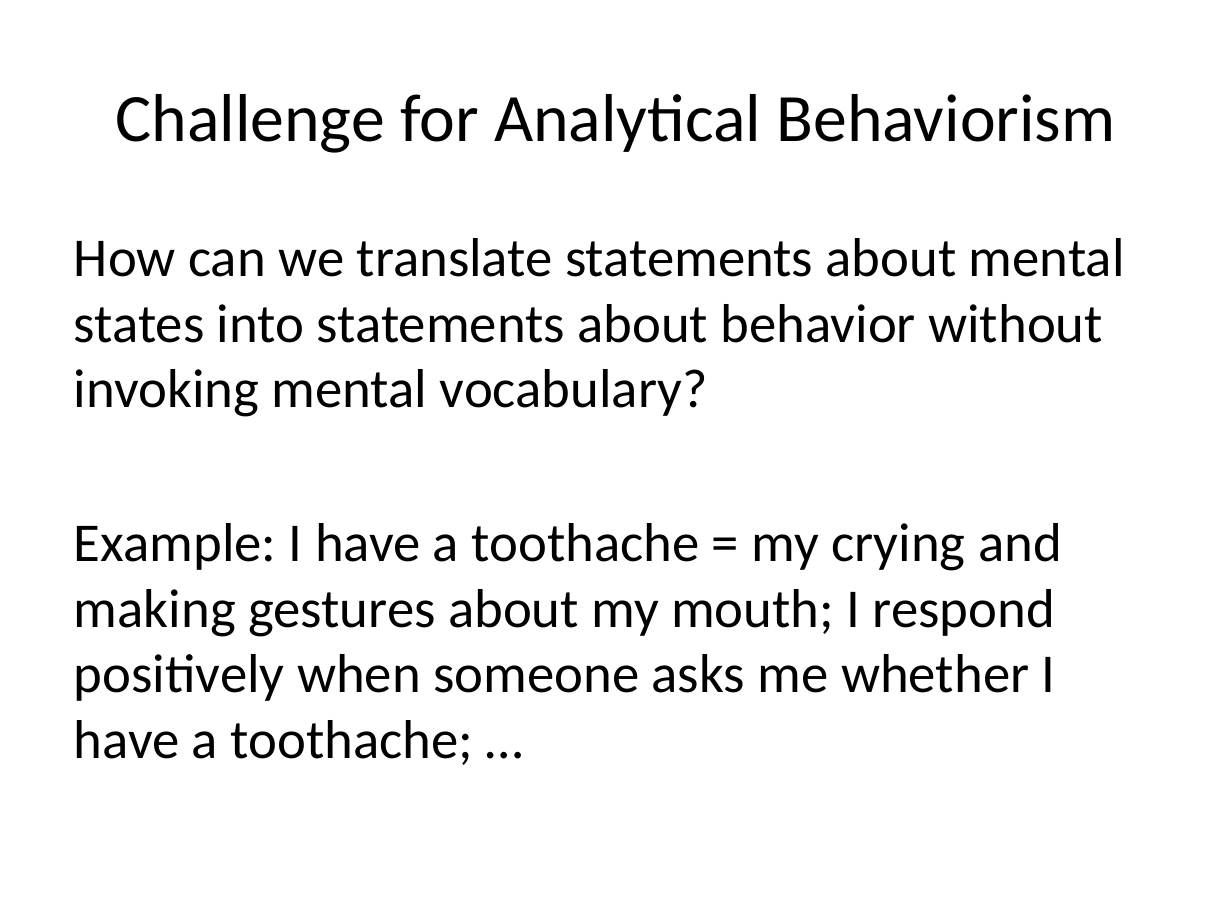
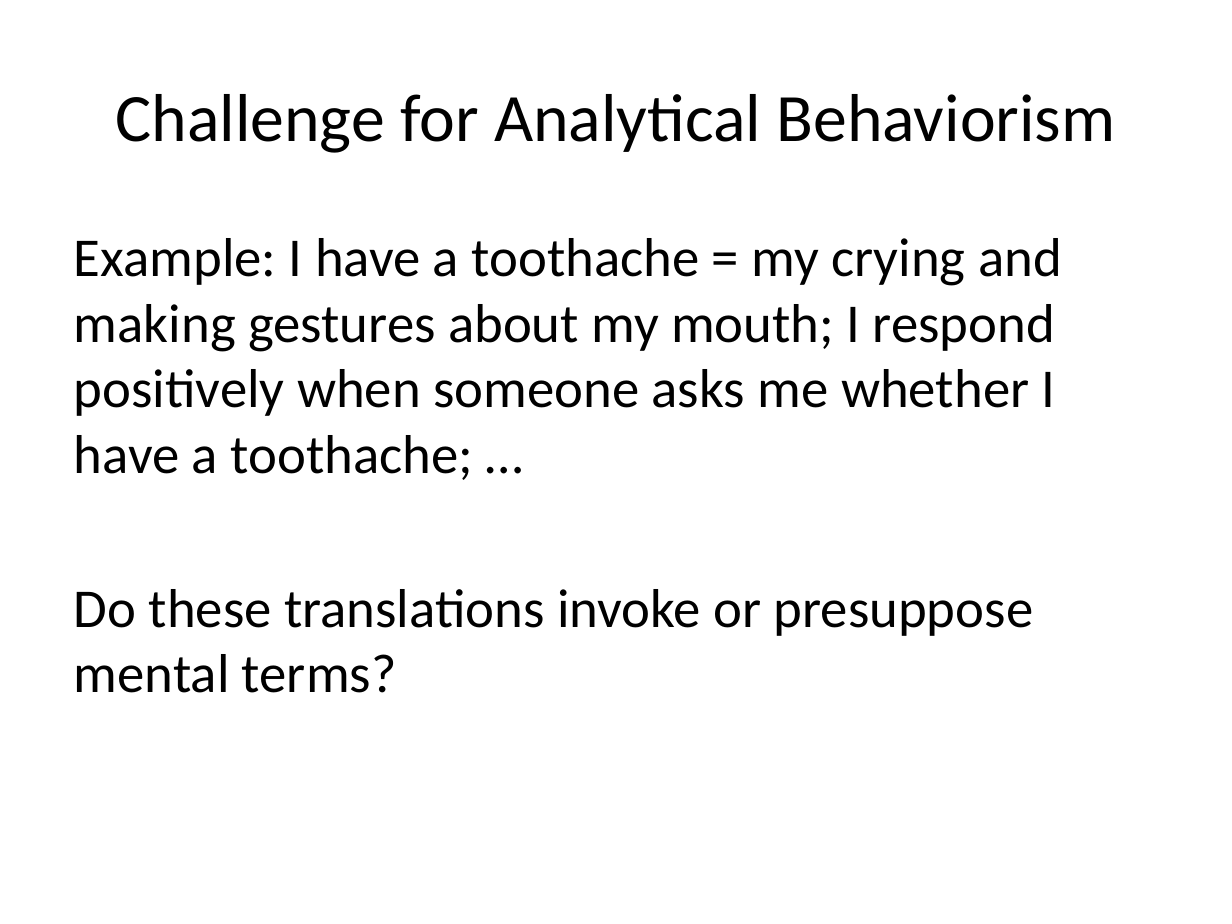
Before and after one commit to Ediblelnk/Kutztown-MSC, a slide deck: slide 10 of PHI241-philosophy-of-the-mind/lecture-slides/Behaviorism.pptx (slide 8 before the commit). Drawn at 1232x924 pixels with LibreOffice and Linux fonts; fonts in the diff are those of the drawing. Boxes give left, top, right and bottom in pixels: in the first picture for what was removed or moved away, otherwise in the second. Text is boxed around its words. In the diff, an @@ line names an element or a change of style, - is before the commit and + after.

```diff
--- a/PHI241-philosophy-of-the-mind/lecture-slides/Behaviorism.pptx
+++ b/PHI241-philosophy-of-the-mind/lecture-slides/Behaviorism.pptx
@@ text at (x1=74, y1=238, x2=1125, y2=417): paragraph removed @@
-How can we translate statements about mental states into statements about behavior without invoking mental vocabulary?
@@ text at (x1=74, y1=589, x2=1034, y2=693): paragraph added @@
+Do these translations invoke or presuppose mental terms?
```
Also in this commit, not shown: 1 other slide changed, 11 slides added, 2 other files.
